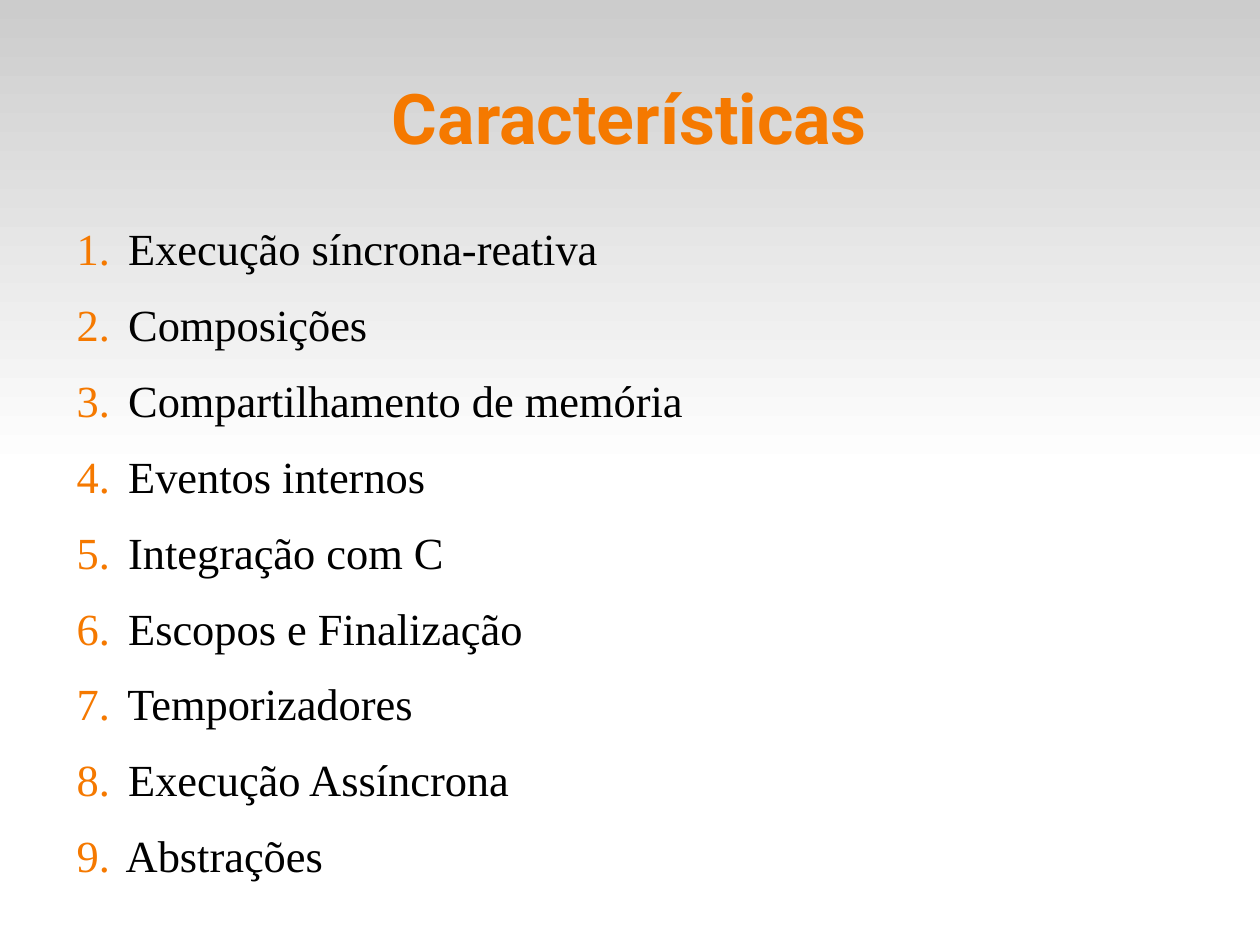
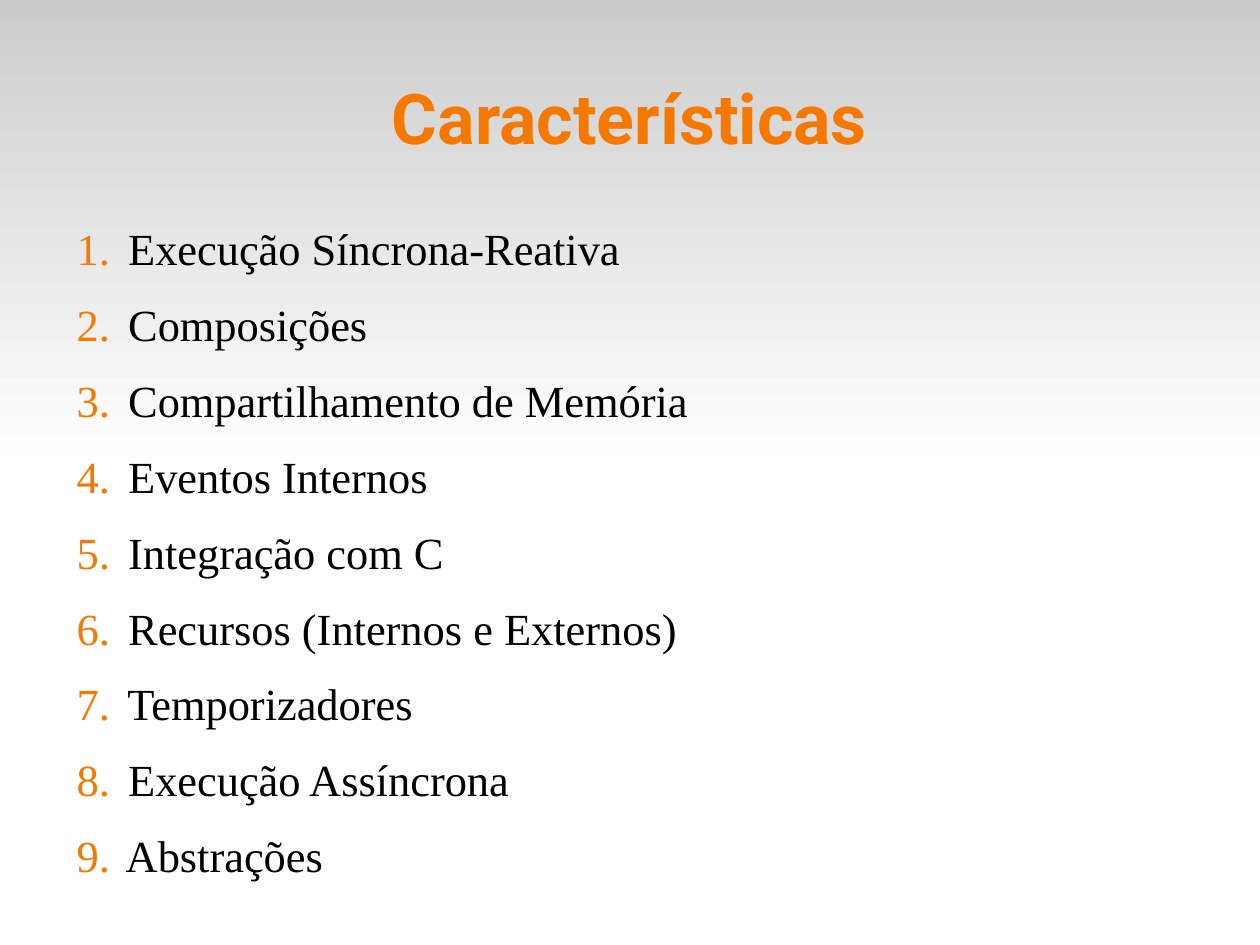
Before and after one commit to fsantanna-uerj/reativos, a slide deck: slide 2 of slides/06_ceu.odp. Drawn at 1260x945 pixels with LibreOffice and Linux fonts; fonts in the diff are those of the drawing. Boxes give left, top, right and bottom in pixels: in the first picture for what was removed or moved away, otherwise in the second. Text is boxed around its words. In the diff, an @@ line names an element or a change of style, - is before the commit and + after.

```diff
--- a/slides/06_ceu.odp
+++ b/slides/06_ceu.odp
@@ text at [128, 234, 620, 274]: text changed @@
-1. Execução síncrona-reativa
+1. Execução Síncrona-Reativa
@@ text at [128, 386, 688, 494]: text changed @@
-3. Compartilhamento de memória
-4. Eventos internos
+3. Compartilhamento de Memória
+4. Eventos Internos
@@ text at [128, 614, 677, 653]: text changed @@
-6. Escopos e Finalização
+6. Recursos (Internos e Externos)
```
Also in this commit, not shown: 2 other slides changed, 3 other files.
